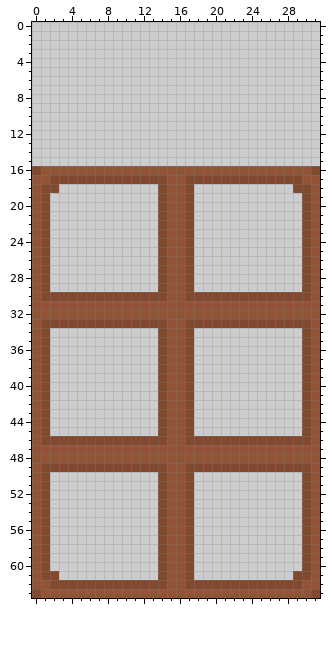
Two states of a pixel-art file, Assets/Sprites/Debit/Items/Land-furnitures/WindowFrame.aseprite. That is the earlier state.
32x64 pixels, 1 frame.
And afterwards:
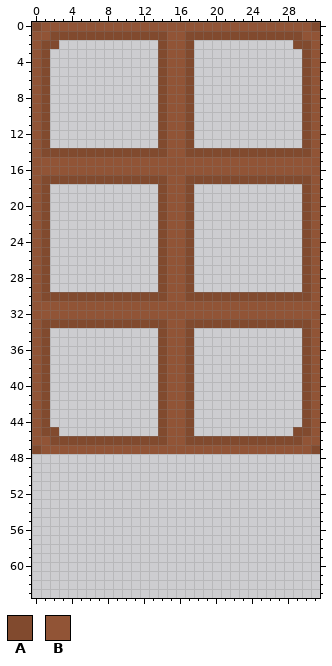
Palette (. is transparent): A #814a2e  B #915436
The exact change:
--- layer "Window"
@@ x 0..31 @@
- 0 ................................
- 1 ................................
- 2 ................................
- 3 ................................
- 4 ................................
- 5 ................................
- 6 ................................
- 7 ................................
- 8 ................................
- 9 ................................
-10 ................................
-11 ................................
-12 ................................
-13 ................................
-14 ................................
-15 ................................
-16 ABBBBBBBBBBBBBBBBBBBBBBBBBBBBBBA
-17 BBAAAAAAAAAAAAABBAAAAAAAAAAAAABB
-18 BAA...........ABBA...........AAB
+ 0 ABBBBBBBBBBBBBBBBBBBBBBBBBBBBBBA
+ 1 BBAAAAAAAAAAAAABBAAAAAAAAAAAAABB
+ 2 BAA...........ABBA...........AAB
+ 3 BA............ABBA............AB
+ 4 BA............ABBA............AB
+ 5 BA............ABBA............AB
+ 6 BA............ABBA............AB
+ 7 BA............ABBA............AB
+ 8 BA............ABBA............AB
+ 9 BA............ABBA............AB
+10 BA............ABBA............AB
+11 BA............ABBA............AB
+12 BA............ABBA............AB
+13 BA............ABBA............AB
+14 BAAAAAAAAAAAAAABBAAAAAAAAAAAAAAB
+15 BBBBBBBBBBBBBBBBBBBBBBBBBBBBBBBB
+16 BBBBBBBBBBBBBBBBBBBBBBBBBBBBBBBB
+17 BAAAAAAAAAAAAAABBAAAAAAAAAAAAAAB
+18 BA............ABBA............AB
 19 BA............ABBA............AB
@@ x 0..31 @@
 44 BA............ABBA............AB
-45 BA............ABBA............AB
-46 BAAAAAAAAAAAAAABBAAAAAAAAAAAAAAB
-47 BBBBBBBBBBBBBBBBBBBBBBBBBBBBBBBB
-48 BBBBBBBBBBBBBBBBBBBBBBBBBBBBBBBB
-49 BAAAAAAAAAAAAAABBAAAAAAAAAAAAAAB
-50 BA............ABBA............AB
-51 BA............ABBA............AB
-52 BA............ABBA............AB
-53 BA............ABBA............AB
-54 BA............ABBA............AB
-55 BA............ABBA............AB
-56 BA............ABBA............AB
-57 BA............ABBA............AB
-58 BA............ABBA............AB
-59 BA............ABBA............AB
-60 BA............ABBA............AB
-61 BAA...........ABBA...........AAB
-62 BBAAAAAAAAAAAAABBAAAAAAAAAAAAABB
-63 ABBBBBBBBBBBBBBBBBBBBBBBBBBBBBBA
+45 BAA...........ABBA...........AAB
+46 BBAAAAAAAAAAAAABBAAAAAAAAAAAAABB
+47 ABBBBBBBBBBBBBBBBBBBBBBBBBBBBBBA
+48 ................................
+49 ................................
+50 ................................
+51 ................................
+52 ................................
+53 ................................
+54 ................................
+55 ................................
+56 ................................
+57 ................................
+58 ................................
+59 ................................
+60 ................................
+61 ................................
+62 ................................
+63 ................................
Where, in picture pixels (left, top, right, bottom), the same in both pictures:
changed: (32, 22, 320, 193)
changed: (32, 427, 320, 598)
